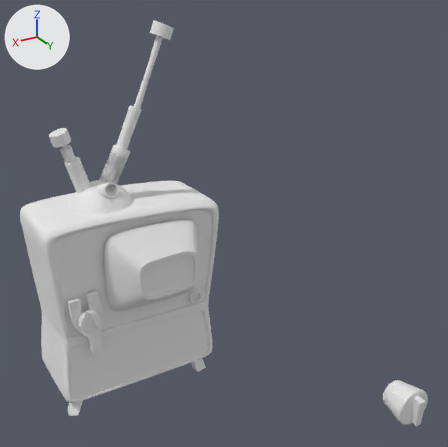
An edit to the Blender file Blender 3D - Modelagem inorgânica/02_blender/prop_tv_01.blend, drawn before and after from the same camera.
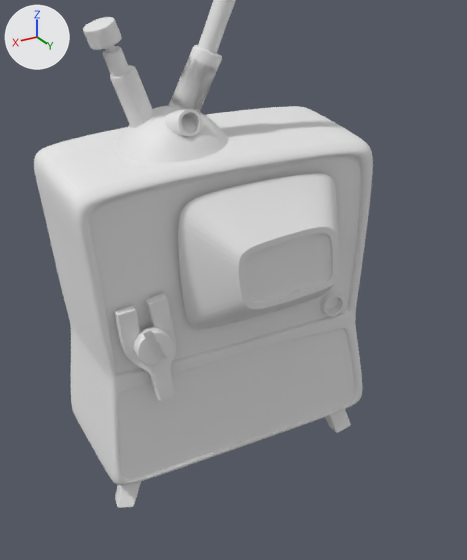
Old and new are each drawn whole from a camera (50 mm lens) standing at (5.78, 15.34, 12.01) and looking at (-2.1, 2.21, 5.44) and again close up on the part from 0% to 61% of the width and 26% to 100% of the height. The axes (+X, +Y, +Z) are drawn at upper left. The lights are the same throughout.
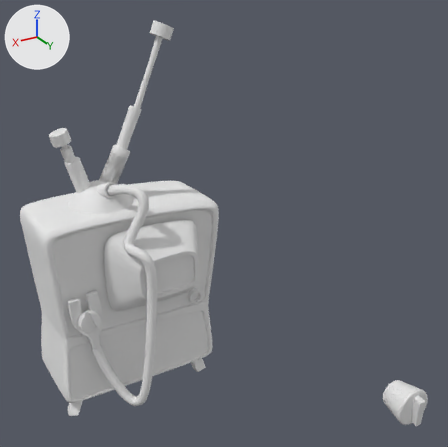
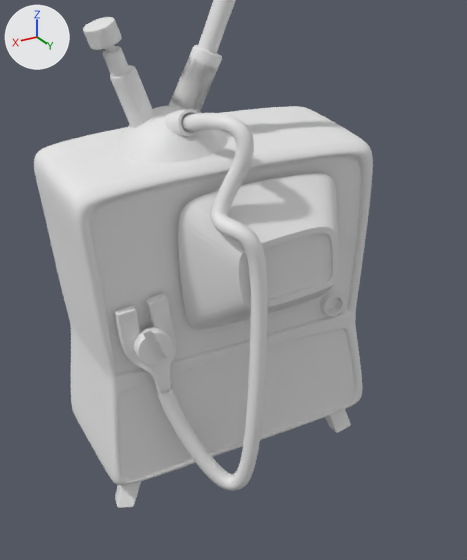
What differs and where, as boxes [x1, y1, x2, y2] in the close-ups (467 x 560 px):
'NurbsPath', added
    after: [156, 113, 268, 491]

What changed in the scene script:
```text
Add cu_nurbspath:
    cu_nurbspath = bpy.data.curves.new('NurbsPath', 'CURVE')
    cu_nurbspath.dimensions = '3D'
    _sp = cu_nurbspath.splines.new('NURBS'); _sp.points.add(9)
    _sp.points.foreach_set('co', [-2.02, -0.0248, -0.0496, 1.0, -1.298, 0.209, 0.259, 1.0, -0.576, 0.958, 0.195, 1.0, -1.453, -0.42, -1.634, 1.0, -0.153, 0.231, -0.999, 1.0, -0.44, 0.459, -2.001, 1.0, -0.0907, -0.00435, -4.952, 1.0, -0.457, -0.126, -6.821, 1.0, -1.166, -0.957, -4.649, 1.0, -1.189, -1.035, -4.099, 1.0])
    _sp.order_u = 5
    _sp.order_v = 0
    _sp.use_endpoint_u = True
    cu_nurbspath.use_path = True
    cu_nurbspath.use_path_clamp = True
    cu_nurbspath.bevel_resolution = 2
    cu_nurbspath.bevel_depth = 0.135
    cu_nurbspath.fill_mode = 'FULL'
Add ob_nurbspath:
    ob_nurbspath = bpy.data.objects.new('NurbsPath', cu_nurbspath)
    ob_nurbspath.location = (0.39, 2.49, 6.34)
    ob_nurbspath.rotation_euler = (0.0, 0.0, 1.571)  # degrees (0, 0, 90)
```
